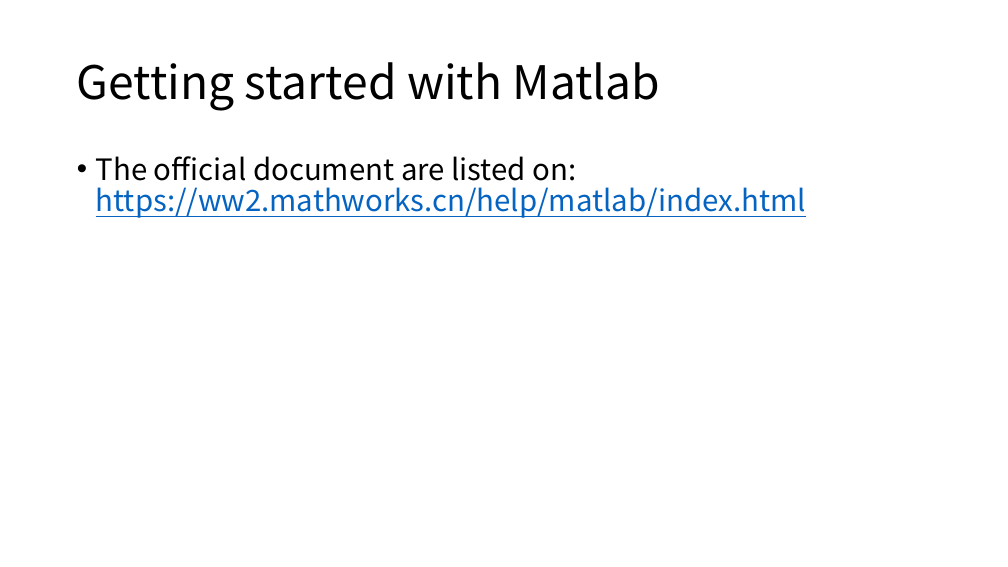
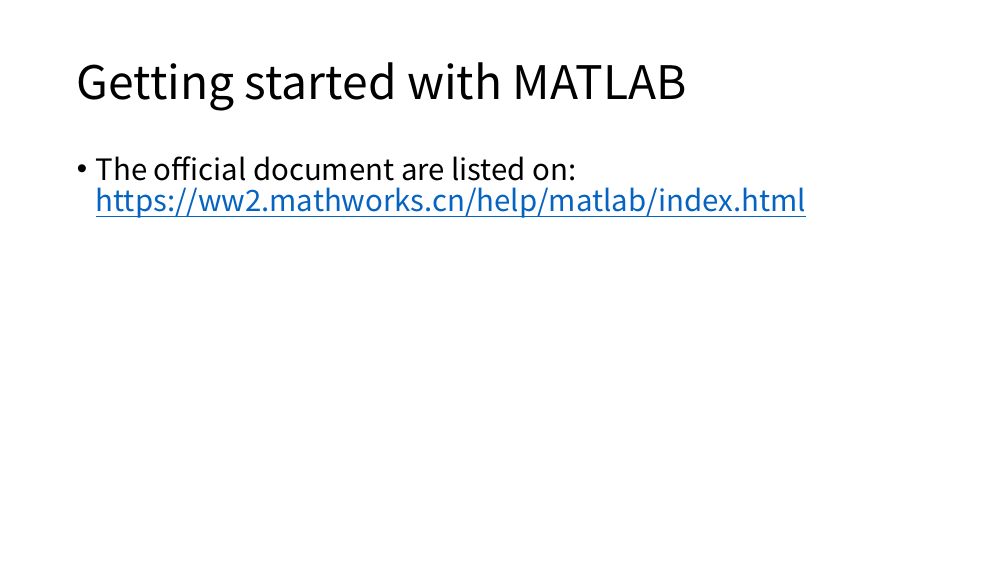
Before and after one commit to scarecrowyu/PHYS4150-2019, a slide deck: slide 8 of Tutorial_material/20190911/20190911.pptx. Drawn at 1008x567 pixels with LibreOffice and Linux fonts; fonts in the diff are those of the drawing. Boxes give left, top, right and bottom in pixels: in the first picture for what was removed or moved away, otherwise in the second. Text is boxed around its words. In the diff, an @@ line names an element or a change of style, - is before the commit and + after.

```diff
--- a/Tutorial_material/20190911/20190911.pptx
+++ b/Tutorial_material/20190911/20190911.pptx
@@ title at (77, 62, 687, 111): text changed @@
-Getting started with Matlab
+Getting started with MATLAB
```
Also in this commit, not shown: 3 other slides changed, 1 other file.
